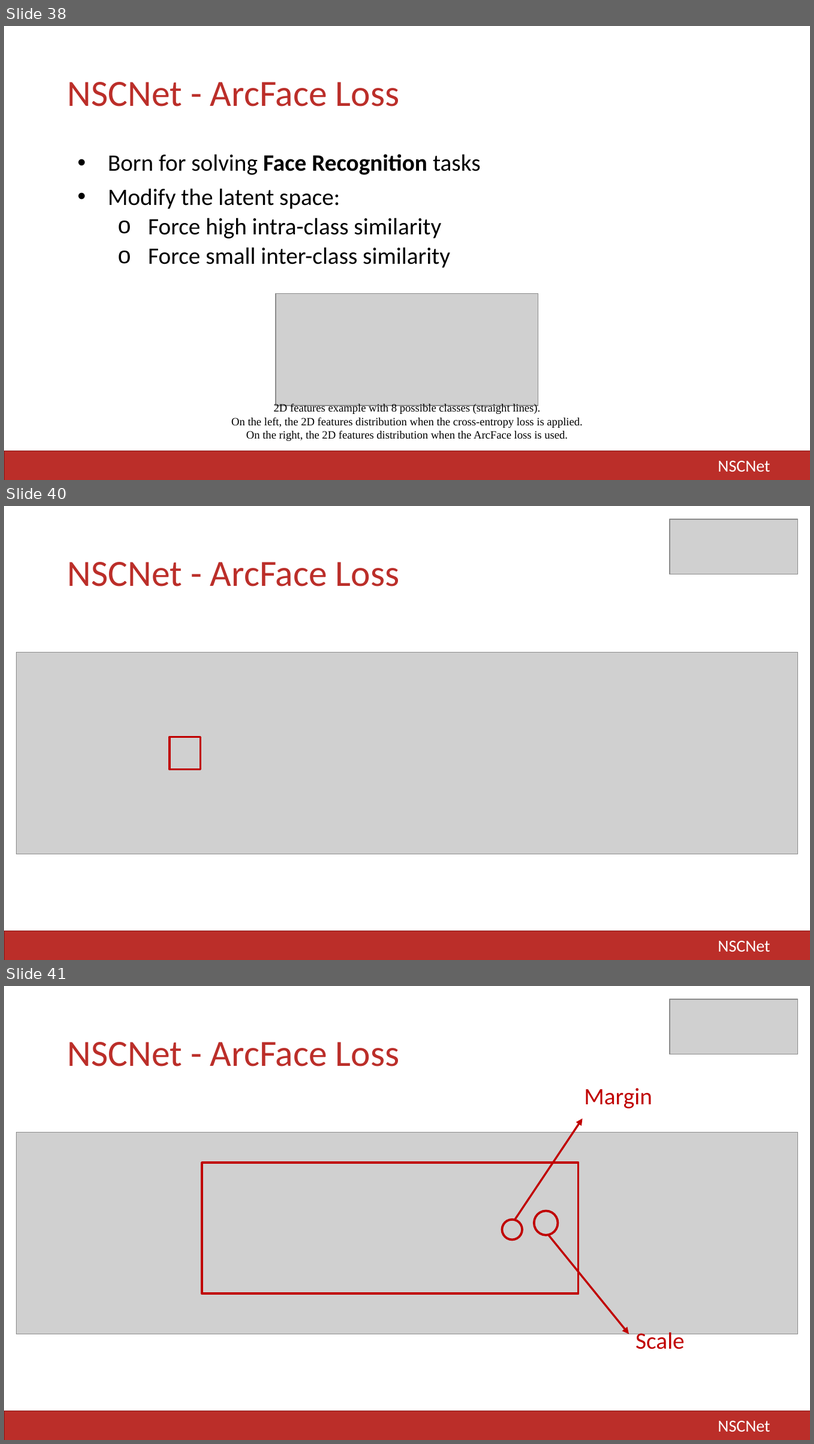
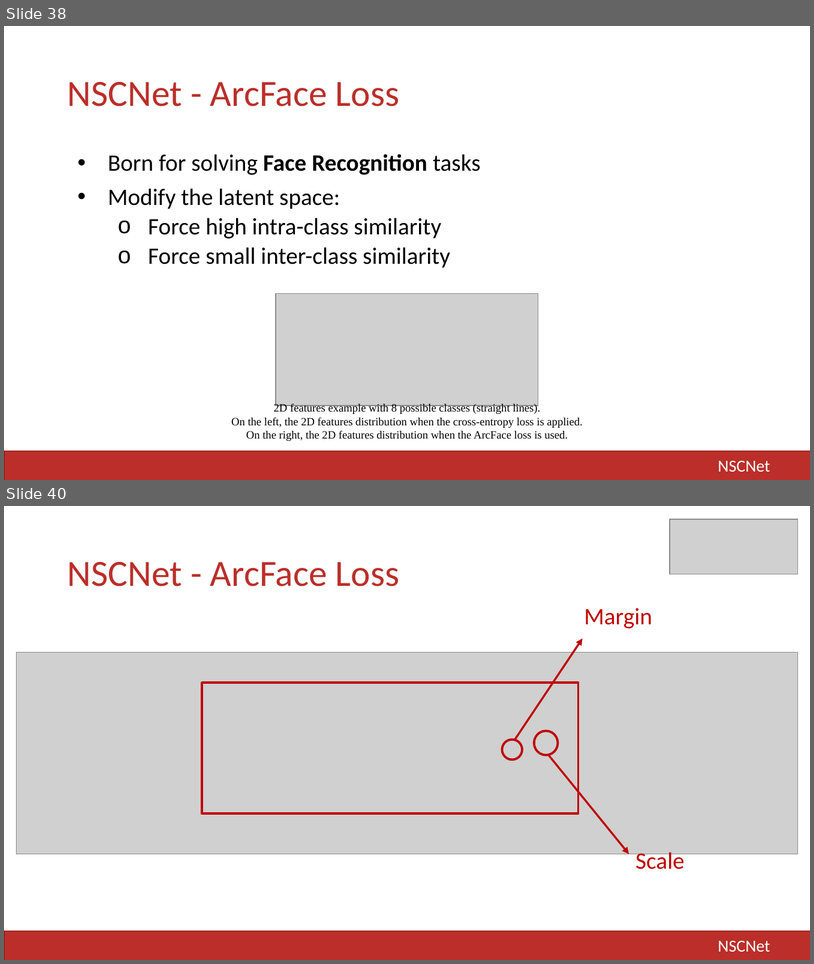
Before and after one commit to LIA-UniBo/NSCNet, a slide deck: docs/AII - Project Slides.pptx. Shown one above the other, each under a label of ours: slides 38, 40 and 41 before the commit, slides 38 and 40 after it; the slides between them are not shown. The pictures are 814x1444 and 814x964 pixels, drawn with LibreOffice and Linux fonts; fonts in the diff are those of the drawing; grey boxes stand for pictures. Boxes give left, top, right and bottom in pixels: in the first picture for what was removed or moved away, otherwise in the second. Text is boxed around its words. In the diff, an @@ line names an element or a change of style, - is before the commit and + after.

```diff
--- a/docs/AII - Project Slides.pptx
+++ b/docs/AII - Project Slides.pptx
@@ slide 40 removed at bbox=[4, 506, 810, 960], background #FFFFFF; not listed: 2 template elements that a slide beside it also shows @@
@@ picture removed at bbox=[670, 519, 798, 574] @@
@@ title removed at bbox=[68, 562, 399, 586] @@
-NSCNet - ArcFace Loss
@@ picture removed at bbox=[16, 652, 797, 853] @@
@@ rectangle removed at bbox=[170, 736, 200, 769] @@
@@ what was slide 41 is now slide 40 @@
```
Also in this commit, not shown: 10 slides changed.
